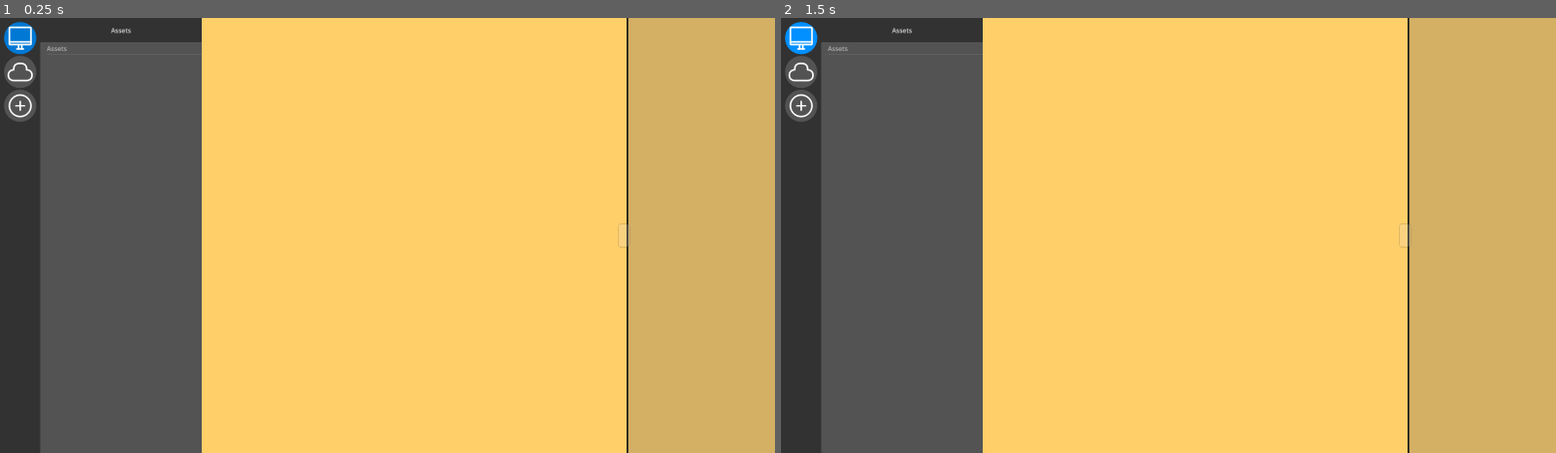
Above: before the commit, frames 1-2 (left to right).
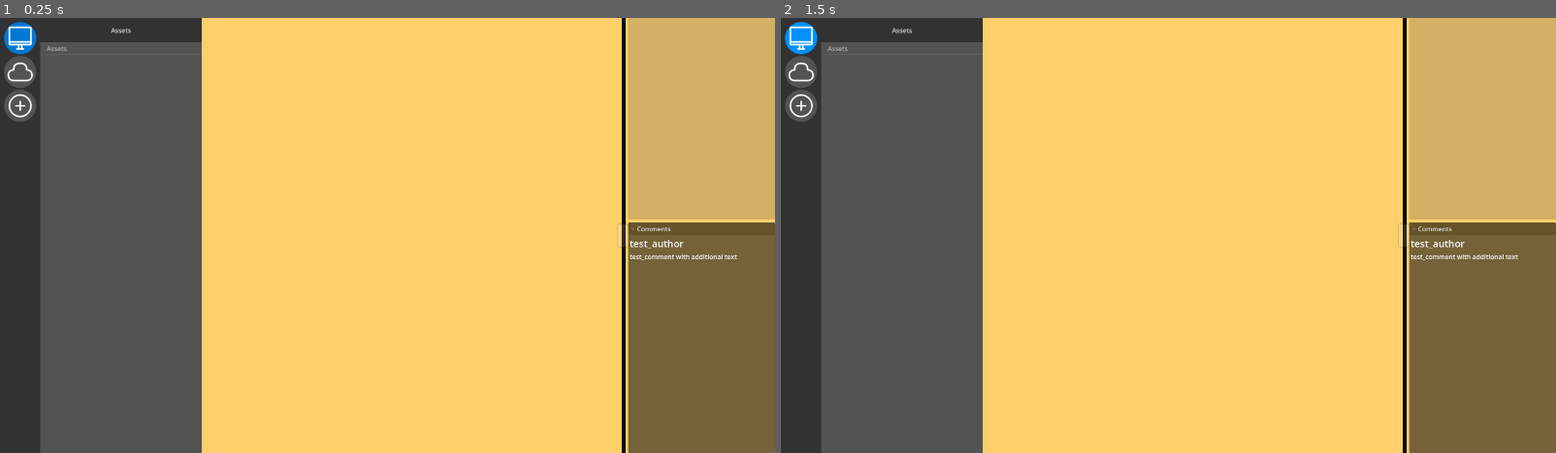
Above: after the commit, the same moments.

Repository: hunsri/3DAM
Game: Godot game, scene res://scenes/MainScene.tscn
Two runs of this game, one before a commit and one after it. Both use one fixed random seed, a clock stepped at 60 frames per second and the inputs below.
Inputs (mouse positions are in pixels of both pictures, inside the frame that each line leads up to):
- Up to frame 1 (0.25 s): no input
- Up to frame 2 (1.5 s): click "Assets" at 0.5 s; click (804, 39) at 1.27 s

The runs differ from the first frame. In frame 1, 11% of the frame differs, in the area x 79-100%, y 0-100%; in frame 2, 11%.

Commit message:
prepares asset comments

Diff:
--- a/scenes/subscenes/AssetInfoSidebar.tscn
+++ /dev/null
@@ -1,102 +0,0 @@
-[gd_scene load_steps=11 format=3 uid="uid://cd5a0p23y433v"]
-
-[ext_resource type="Script" uid="uid://bfqubijg7p3yh" path="res://scripts/AssetInfoHandler.gd" id="1_5565g"]
-[ext_resource type="Theme" uid="uid://koi0noce4p5b" path="res://themes/GUI_Base_Theme.tres" id="1_feb4m"]
-[ext_resource type="Environment" uid="uid://btn86veyhcnqh" path="res://resources/StandardEnvironment.tres" id="3_db4q4"]
-[ext_resource type="Script" uid="uid://gh78gaq6h0xx" path="res://scripts/tiles/asset_spawn_point.gd" id="3_ik0vy"]
-
-[sub_resource type="World3D" id="World3D_ik0vy"]
-
-[sub_resource type="CameraAttributesPractical" id="CameraAttributesPractical_5565g"]
-
-[sub_resource type="Compositor" id="Compositor_ik0vy"]
-
-[sub_resource type="StandardMaterial3D" id="StandardMaterial3D_ik0vy"]
-
-[sub_resource type="PrismMesh" id="PrismMesh_5565g"]
-material = SubResource("StandardMaterial3D_ik0vy")
-
-[sub_resource type="SeparationRayShape3D" id="SeparationRayShape3D_feb4m"]
-
-[node name="AssetInfoSidebar" type="Control"]
-layout_mode = 3
-anchors_preset = 15
-anchor_right = 1.0
-anchor_bottom = 1.0
-grow_horizontal = 2
-grow_vertical = 2
-
-[node name="separator" type="Panel" parent="."]
-layout_mode = 1
-anchors_preset = 9
-anchor_bottom = 1.0
-offset_right = 4.0
-grow_vertical = 2
-theme = ExtResource("1_feb4m")
-theme_type_variation = &"SeparatorBar"
-
-[node name="AssetInfoHandler" type="Node" parent="."]
-script = ExtResource("1_5565g")
-metadata/_custom_type_script = "uid://bfqubijg7p3yh"
-
-[node name="Panel" type="Panel" parent="."]
-layout_mode = 1
-anchors_preset = 15
-anchor_right = 1.0
-anchor_bottom = 1.0
-grow_horizontal = 2
-grow_vertical = 2
-theme = ExtResource("1_feb4m")
-theme_type_variation = &"AssetInfoSidebar"
-
-[node name="SubViewportContainer" type="SubViewportContainer" parent="Panel"]
-clip_contents = true
-layout_mode = 1
-anchors_preset = 15
-anchor_right = 1.0
-anchor_bottom = 1.0
-grow_horizontal = 2
-grow_vertical = 2
-stretch = true
-
-[node name="SubViewport" type="SubViewport" parent="Panel/SubViewportContainer"]
-own_world_3d = true
-world_3d = SubResource("World3D_ik0vy")
-transparent_bg = true
-handle_input_locally = false
-size = Vector2i(1920, 1080)
-render_target_update_mode = 4
-
-[node name="WorldEnvironment" type="WorldEnvironment" parent="Panel/SubViewportContainer/SubViewport"]
-environment = ExtResource("3_db4q4")
-camera_attributes = SubResource("CameraAttributesPractical_5565g")
-compositor = SubResource("Compositor_ik0vy")
-
-[node name="SpawnPoint" type="Node3D" parent="Panel/SubViewportContainer/SubViewport" node_paths=PackedStringArray("spring_arm_3d")]
-unique_name_in_owner = true
-script = ExtResource("3_ik0vy")
-spring_arm_3d = NodePath("../SpringArm3D")
-
-[node name="DemoObject" type="MeshInstance3D" parent="Panel/SubViewportContainer/SubViewport/SpawnPoint"]
-visible = false
-mesh = SubResource("PrismMesh_5565g")
-skeleton = NodePath("../../SpringArm3D/Camera3D")
-
-[node name="SpringArm3D" type="SpringArm3D" parent="Panel/SubViewportContainer/SubViewport"]
-unique_name_in_owner = true
-shape = SubResource("SeparationRayShape3D_feb4m")
-spring_length = 3.0
-
-[node name="Camera3D" type="Camera3D" parent="Panel/SubViewportContainer/SubViewport/SpringArm3D"]
-current = true
-
-[node name="VSeparator" type="VSeparator" parent="."]
-visible = false
-layout_mode = 1
-anchors_preset = 9
-anchor_bottom = 1.0
-offset_right = 4.0
-grow_vertical = 2
-
-[connection signal="mouse_entered" from="Panel/SubViewportContainer" to="Panel/SubViewportContainer/SubViewport/SpawnPoint" method="_on_sub_viewport_container_mouse_entered"]
-[connection signal="mouse_exited" from="Panel/SubViewportContainer" to="Panel/SubViewportContainer/SubViewport/SpawnPoint" method="_on_sub_viewport_container_mouse_exited"]
--- a/scenes/subscenes/AssetView2D.tscn
+++ b/scenes/subscenes/AssetView2D.tscn
@@ -1,7 +1,10 @@
-[gd_scene load_steps=3 format=3 uid="uid://xa2j6v56168e"]
+[gd_scene load_steps=4 format=3 uid="uid://xa2j6v56168e"]
 
 [ext_resource type="Script" uid="uid://cgj5l2rao6e22" path="res://scripts/explorers/AssetExplorerHandler.gd" id="1_g2rem"]
-[ext_resource type="PackedScene" uid="uid://cd5a0p23y433v" path="res://scenes/subscenes/AssetInfoSidebar.tscn" id="1_txao4"]
+[ext_resource type="PackedScene" uid="uid://cd5a0p23y433v" path="res://scenes/subscenes/asset_info_sidebar/AssetInfoSidebar.tscn" id="1_txao4"]
+
+[sub_resource type="StyleBoxFlat" id="StyleBoxFlat_emvth"]
+bg_color = Color(0, 0, 0, 1)
 
 [node name="AssetExplorer2d" type="Control"]
 layout_mode = 3
@@ -24,6 +27,8 @@
 anchor_bottom = 1.0
 offset_left = 500.0
 grow_vertical = 2
+theme_override_constants/separation = 6
+theme_override_styles/split_bar_background = SubResource("StyleBoxFlat_emvth")
 split_offset = 1040
 touch_dragger_enabled = true
 
--- a/scenes/subscenes/ServerAssetView2D.tscn
+++ b/scenes/subscenes/ServerAssetView2D.tscn
@@ -1,15 +1,18 @@
-[gd_scene load_steps=13 format=3 uid="uid://6105aqmty783"]
+[gd_scene load_steps=14 format=3 uid="uid://6105aqmty783"]
 
 [ext_resource type="Script" uid="uid://cgj5l2rao6e22" path="res://scripts/explorers/AssetExplorerHandler.gd" id="1_p8e36"]
 [ext_resource type="Script" uid="uid://8ty66il4fyso" path="res://scripts/server/ServerHandler.gd" id="1_uw5gw"]
 [ext_resource type="Script" uid="uid://e2mtpotnr8x3" path="res://scripts/explorers/ServerExplorerHandler.gd" id="2_6xg4d"]
 [ext_resource type="PackedScene" uid="uid://16s375yxtc82" path="res://scenes/subscenes/DirectorySelector.tscn" id="2_c23qk"]
-[ext_resource type="PackedScene" uid="uid://cd5a0p23y433v" path="res://scenes/subscenes/AssetInfoSidebar.tscn" id="2_idkyg"]
+[ext_resource type="PackedScene" uid="uid://cd5a0p23y433v" path="res://scenes/subscenes/asset_info_sidebar/AssetInfoSidebar.tscn" id="2_idkyg"]
 [ext_resource type="PackedScene" uid="uid://dvb1345451o5v" path="res://scenes/subscenes/CategorySelector.tscn" id="2_uw5gw"]
 [ext_resource type="Script" uid="uid://bjjgsb0e668fs" path="res://scripts/server/ServerExchangeManager.gd" id="3_xf5sg"]
 [ext_resource type="Theme" uid="uid://koi0noce4p5b" path="res://themes/GUI_Base_Theme.tres" id="4_4r40v"]
 [ext_resource type="PackedScene" uid="uid://djmadqb6fsp38" path="res://scenes/subscenes/exchange_bar/ServerExchangeBar.tscn" id="5_mgk7m"]
 [ext_resource type="PackedScene" uid="uid://csxkrfjg0nwe4" path="res://scenes/subscenes/overlays/ExplorerStatusOverlay.tscn" id="8_qq5yn"]
+
+[sub_resource type="StyleBoxFlat" id="StyleBoxFlat_qq5yn"]
+bg_color = Color(0, 0, 0, 1)
 
 [sub_resource type="StyleBoxEmpty" id="StyleBoxEmpty_c23qk"]
 
@@ -63,6 +66,8 @@
 anchor_bottom = 1.0
 offset_left = 500.0
 grow_vertical = 2
+theme_override_constants/separation = 6
+theme_override_styles/split_bar_background = SubResource("StyleBoxFlat_qq5yn")
 split_offset = 1040
 touch_dragger_enabled = true
 
--- /dev/null
+++ b/scenes/subscenes/asset_info_sidebar/AssetInfoSidebar.tscn
@@ -0,0 +1,110 @@
+[gd_scene load_steps=12 format=3 uid="uid://cd5a0p23y433v"]
+
+[ext_resource type="Theme" uid="uid://koi0noce4p5b" path="res://themes/GUI_Base_Theme.tres" id="1_vmxhd"]
+[ext_resource type="Script" uid="uid://bfqubijg7p3yh" path="res://scripts/AssetInfoHandler.gd" id="2_1eesc"]
+[ext_resource type="Environment" uid="uid://btn86veyhcnqh" path="res://resources/StandardEnvironment.tres" id="3_cmef0"]
+[ext_resource type="Script" uid="uid://gh78gaq6h0xx" path="res://scripts/tiles/asset_spawn_point.gd" id="4_iwccm"]
+[ext_resource type="PackedScene" uid="uid://ccfv3ourt2n84" path="res://scenes/subscenes/asset_info_sidebar/AssetMetaInfo.tscn" id="5_0c1kf"]
+
+[sub_resource type="World3D" id="World3D_ik0vy"]
+
+[sub_resource type="CameraAttributesPractical" id="CameraAttributesPractical_5565g"]
+
+[sub_resource type="Compositor" id="Compositor_ik0vy"]
+
+[sub_resource type="StandardMaterial3D" id="StandardMaterial3D_ik0vy"]
+
+[sub_resource type="PrismMesh" id="PrismMesh_5565g"]
+material = SubResource("StandardMaterial3D_ik0vy")
+
+[sub_resource type="SeparationRayShape3D" id="SeparationRayShape3D_feb4m"]
+
+[node name="AssetInfoSidebar" type="Control"]
+layout_mode = 3
+anchors_preset = 15
+anchor_right = 1.0
+anchor_bottom = 1.0
+grow_horizontal = 2
+grow_vertical = 2
+
+[node name="separator" type="Panel" parent="."]
+layout_mode = 1
+anchors_preset = 9
+anchor_bottom = 1.0
+offset_right = 4.0
+grow_vertical = 2
+theme = ExtResource("1_vmxhd")
+theme_type_variation = &"SeparatorBar"
+
+[node name="AssetInfoHandler" type="Node" parent="."]
+script = ExtResource("2_1eesc")
+metadata/_custom_type_script = "uid://bfqubijg7p3yh"
+
+[node name="VSplitContainer" type="VSplitContainer" parent="."]
+layout_mode = 1
+anchors_preset = 15
+anchor_right = 1.0
+anchor_bottom = 1.0
+offset_left = 10.0
+grow_horizontal = 2
+grow_vertical = 2
+theme_override_constants/separation = 0
+theme_override_constants/minimum_grab_thickness = 0
+split_offset = 500
+
+[node name="Panel" type="Panel" parent="VSplitContainer"]
+layout_mode = 2
+theme = ExtResource("1_vmxhd")
+theme_type_variation = &"AssetInfoSidebar"
+
+[node name="SubViewportContainer" type="SubViewportContainer" parent="VSplitContainer/Panel"]
+clip_contents = true
+layout_mode = 1
+anchors_preset = 15
+anchor_right = 1.0
+anchor_bottom = 1.0
+grow_horizontal = 2
+grow_vertical = 2
+stretch = true
+
+[node name="SubViewport" type="SubViewport" parent="VSplitContainer/Panel/SubViewportContainer"]
+own_world_3d = true
+world_3d = SubResource("World3D_ik0vy")
+transparent_bg = true
+handle_input_locally = false
+size = Vector2i(1910, 500)
+render_target_update_mode = 4
+
+[node name="WorldEnvironment" type="WorldEnvironment" parent="VSplitContainer/Panel/SubViewportContainer/SubViewport"]
+environment = ExtResource("3_cmef0")
+camera_attributes = SubResource("CameraAttributesPractical_5565g")
+compositor = SubResource("Compositor_ik0vy")
+
+[node name="SpawnPoint" type="Node3D" parent="VSplitContainer/Panel/SubViewportContainer/SubViewport" node_paths=PackedStringArray("spring_arm_3d")]
+unique_name_in_owner = true
+script = ExtResource("4_iwccm")
+spring_arm_3d = NodePath("../SpringArm3D")
+
+[node name="DemoObject" type="MeshInstance3D" parent="VSplitContainer/Panel/SubViewportContainer/SubViewport/SpawnPoint"]
+visible = false
+mesh = SubResource("PrismMesh_5565g")
+skeleton = NodePath("../../SpringArm3D/Camera3D")
+
+[node name="SpringArm3D" type="SpringArm3D" parent="VSplitContainer/Panel/SubViewportContainer/SubViewport"]
+unique_name_in_owner = true
+shape = SubResource("SeparationRayShape3D_feb4m")
+spring_length = 3.0
+
+[node name="Camera3D" type="Camera3D" parent="VSplitContainer/Panel/SubViewportContainer/SubViewport/SpringArm3D"]
+current = true
+
+[node name="ScrollContainer" type="ScrollContainer" parent="VSplitContainer"]
+layout_mode = 2
+
+[node name="AssetMetaInfo" parent="VSplitContainer/ScrollContainer" instance=ExtResource("5_0c1kf")]
+layout_mode = 2
+size_flags_horizontal = 3
+size_flags_vertical = 3
+
+[connection signal="mouse_entered" from="VSplitContainer/Panel/SubViewportContainer" to="VSplitContainer/Panel/SubViewportContainer/SubViewport/SpawnPoint" method="_on_sub_viewport_container_mouse_entered"]
+[connection signal="mouse_exited" from="VSplitContainer/Panel/SubViewportContainer" to="VSplitContainer/Panel/SubViewportContainer/SubViewport/SpawnPoint" method="_on_sub_viewport_container_mouse_exited"]
--- /dev/null
+++ b/scenes/subscenes/asset_info_sidebar/AssetMetaInfo.tscn
@@ -0,0 +1,26 @@
+[gd_scene load_steps=3 format=3 uid="uid://ccfv3ourt2n84"]
+
+[ext_resource type="Script" uid="uid://ck3y24uf0kygi" path="res://scripts/AssetMetaInfoDisplay.gd" id="1_a4nop"]
+
+[sub_resource type="StyleBoxEmpty" id="StyleBoxEmpty_8sihi"]
+
+[node name="AssetMetaInfo" type="PanelContainer"]
+anchors_preset = 15
+anchor_right = 1.0
+anchor_bottom = 1.0
+grow_horizontal = 2
+grow_vertical = 2
+theme_override_styles/panel = SubResource("StyleBoxEmpty_8sihi")
+
+[node name="AssetMetaInfoDisplay" type="Node" parent="." node_paths=PackedStringArray("comment_spawner")]
+script = ExtResource("1_a4nop")
+comment_spawner = NodePath("../CommentSection/CommentSpawner")
+metadata/_custom_type_script = "uid://ck3y24uf0kygi"
+
+[node name="CommentSection" type="FoldableContainer" parent="."]
+layout_mode = 2
+title = "Comments"
+
+[node name="CommentSpawner" type="VBoxContainer" parent="CommentSection"]
+layout_mode = 2
+size_flags_horizontal = 3
--- /dev/null
+++ b/scenes/subscenes/asset_info_sidebar/Comment.tscn
@@ -0,0 +1,35 @@
+[gd_scene load_steps=4 format=3 uid="uid://dtqmjtp846oyo"]
+
+[ext_resource type="Script" uid="uid://beuq11j5100uq" path="res://scripts/Comment.gd" id="1_6268p"]
+
+[sub_resource type="LabelSettings" id="LabelSettings_b8tvw"]
+font_size = 24
+
+[sub_resource type="LabelSettings" id="LabelSettings_6268p"]
+
+[node name="Comment" type="HFlowContainer" node_paths=PackedStringArray("comment_author_label", "comment_text_label")]
+offset_right = 761.0
+offset_bottom = 61.0
+size_flags_horizontal = 3
+size_flags_vertical = 3
+script = ExtResource("1_6268p")
+comment_author_label = NodePath("VBoxContainer/CommentAuthor")
+comment_text_label = NodePath("VBoxContainer/CommentText")
+
+[node name="VBoxContainer" type="VBoxContainer" parent="."]
+layout_mode = 2
+size_flags_horizontal = 3
+
+[node name="CommentAuthor" type="Label" parent="VBoxContainer"]
+custom_minimum_size = Vector2(100, 0)
+layout_mode = 2
+size_flags_vertical = 0
+text = "<author>"
+label_settings = SubResource("LabelSettings_b8tvw")
+
+[node name="CommentText" type="Label" parent="VBoxContainer"]
+custom_minimum_size = Vector2(100, 0)
+layout_mode = 2
+text = "<comment text>"
+label_settings = SubResource("LabelSettings_6268p")
+autowrap_mode = 3
--- /dev/null
+++ b/scripts/AssetMetaInfoDisplay.gd
@@ -0,0 +1,9 @@
+class_name AssetMetaInfoDisplay extends Node
+
+@export var comment_spawner: VBoxContainer
+
+func _ready() -> void:
+	add_comment("test_author", "test_comment with additional text")
+
+func add_comment(author: String, text: String) -> void:
+	comment_spawner.add_child(ResourceManager.create_comment(author, text))
--- /dev/null
+++ b/scripts/Comment.gd
@@ -0,0 +1,8 @@
+class_name Comment extends HFlowContainer
+
+@export var comment_author_label: Label
+@export var comment_text_label: Label
+
+func setup(comment_author: String, comment_text: String) -> void:
+	comment_author_label.text = comment_author
+	comment_text_label.text = comment_text
--- a/scripts/globals/resource_manager.gd
+++ b/scripts/globals/resource_manager.gd
@@ -2,7 +2,14 @@
 
 var ASSET_VIEW_2D_LINE = preload("uid://dg77jbtit2go")
 var LOCATION_BUTTON_GROUP = preload("uid://mu8a2ehudi1e")
+const COMMENT = preload("uid://dtqmjtp846oyo")
 
 func create_tile_line():
 	var tile_line = ASSET_VIEW_2D_LINE.instantiate()
 	return tile_line
+
+func create_comment(comment_author: String, comment_text: String) -> Control:
+	var comment: Control = COMMENT.instantiate()
+	var ret: Comment = comment
+	ret.setup(comment_author, comment_text)
+	return ret
Not shown, added: scripts/AssetMetaInfoDisplay.gd.uid
Not shown, added: scripts/Comment.gd.uid
